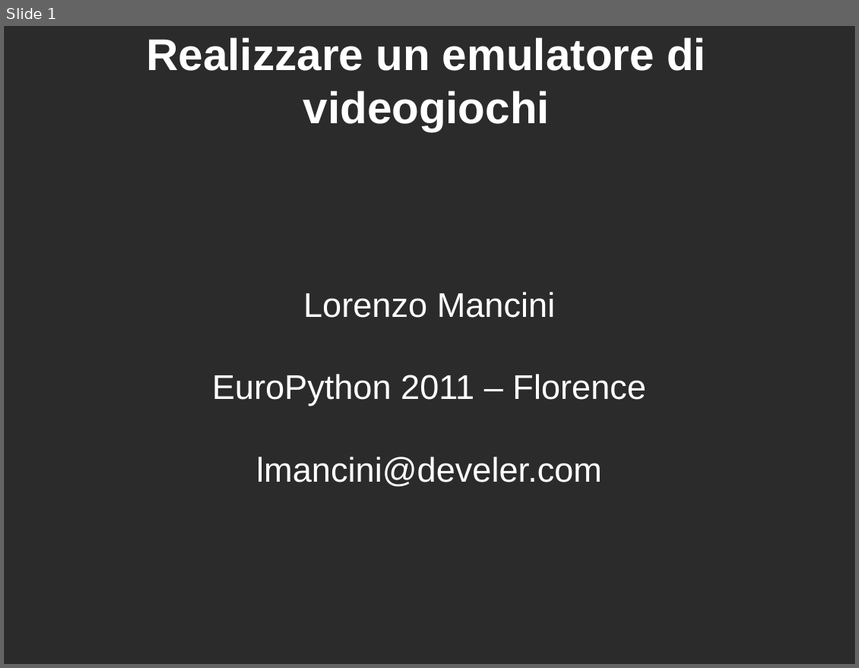
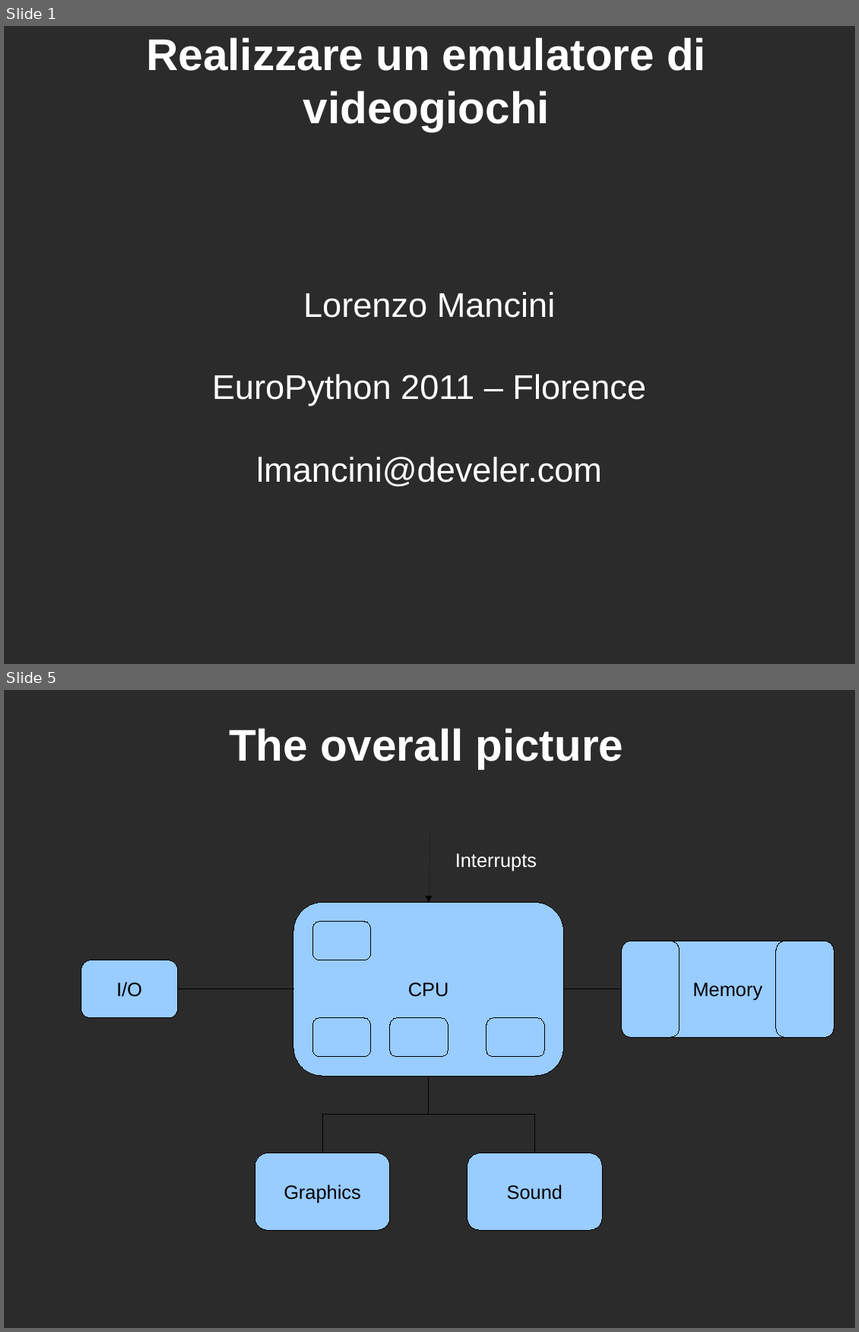
Before and after one commit to lmancini/py8, a slide deck: ep2011/emulatore.odp. Shown one above the other, each under a label of ours: slide 1 before the commit, slides 1 and 5 after it; the slides between them are not shown. The pictures are 859x668 and 859x1332 pixels, drawn with LibreOffice and Linux fonts; fonts in the diff are those of the drawing; background and template pictures are left out; a plain dark background stands for a picture behind light text. Boxes give left, top, right and bottom in pixels: in the first picture for what was removed or moved away, otherwise in the second. Text is boxed around its words. In the diff, an @@ line names an element or a change of style, - is before the commit and + after.

```diff
--- a/ep2011/emulatore.odp
+++ b/ep2011/emulatore.odp
@@ slide 5 added at box(4, 690, 855, 1328), background picture (left out) @@
@@ title added at box(229, 728, 624, 769), 41.4 pt, text #FFFFFF, bold @@
+The overall picture
@@ arrow added from (430, 829) to (429, 902), #000000 0 pt @@
@@ text added at box(455, 853, 537, 872), 18 pt, text #FFFFFF @@
+Interrupts
@@ rounded rectangle added at box(294, 902, 564, 1076), fill #99CCFF, outline #000000 0 pt, 18 pt, text #000000 @@
+CPU
@@ rounded rectangle added at box(313, 922, 371, 961), fill #99CCFF, outline #000000 0 pt @@
@@ rounded rectangle added at box(82, 961, 178, 1018), fill #99CCFF, outline #000000 0 pt, 18 pt, text #000000 @@
+I/O
@@ rounded rectangle added at box(622, 941, 835, 1037), fill #99CCFF, outline #000000 0 pt, 18 pt, text #000000 @@
+Memory
@@ freeform shape added at box(622, 941, 680, 1037), fill #99CCFF, outline #000000 0 pt @@
@@ freeform shape added at box(776, 941, 835, 1037), fill #99CCFF, outline #000000 0 pt @@
@@ elbow line added from (178, 989) to (294, 989), #000000 0 pt @@
@@ elbow line added from (564, 989) to (622, 989), #000000 0 pt @@
@@ rounded rectangle added at box(313, 1018, 371, 1057), fill #99CCFF, outline #000000 0 pt @@
@@ rounded rectangle added at box(390, 1018, 448, 1057), fill #99CCFF, outline #000000 0 pt @@
@@ rounded rectangle added at box(487, 1018, 544, 1057), fill #99CCFF, outline #000000 0 pt @@
@@ elbow line added from (429, 1076) to (322, 1154), #000000 0 pt @@
@@ elbow line added from (429, 1076) to (535, 1154), #000000 0 pt @@
@@ rounded rectangle added at box(255, 1154, 390, 1230), fill #99CCFF, outline #000000 0 pt, 18 pt, text #000000 @@
+Graphics
@@ rounded rectangle added at box(468, 1154, 603, 1230), fill #99CCFF, outline #000000 0 pt, 18 pt, text #000000 @@
+Sound
```
Also in this commit, not shown: 2 slides changed, 11 other slides added, 1 slide removed.
